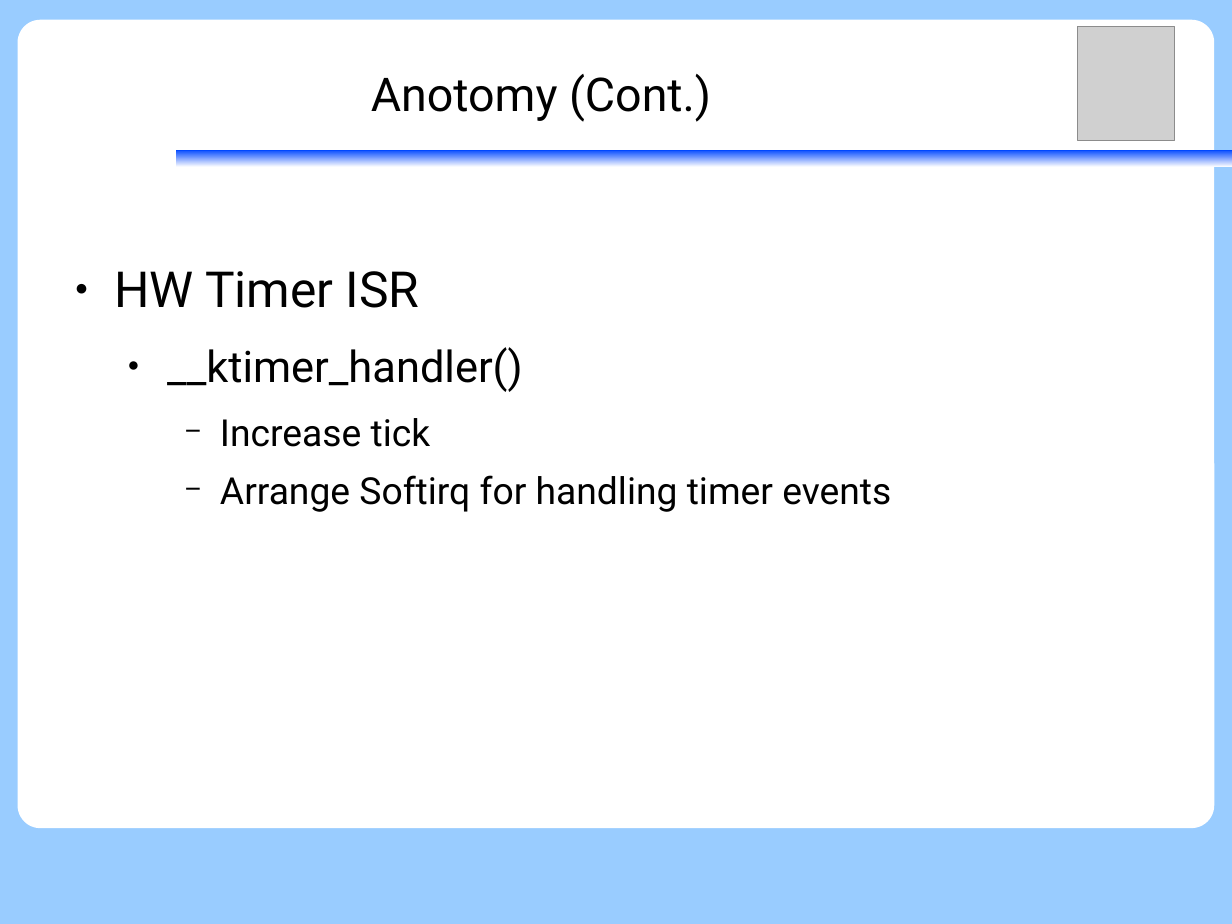
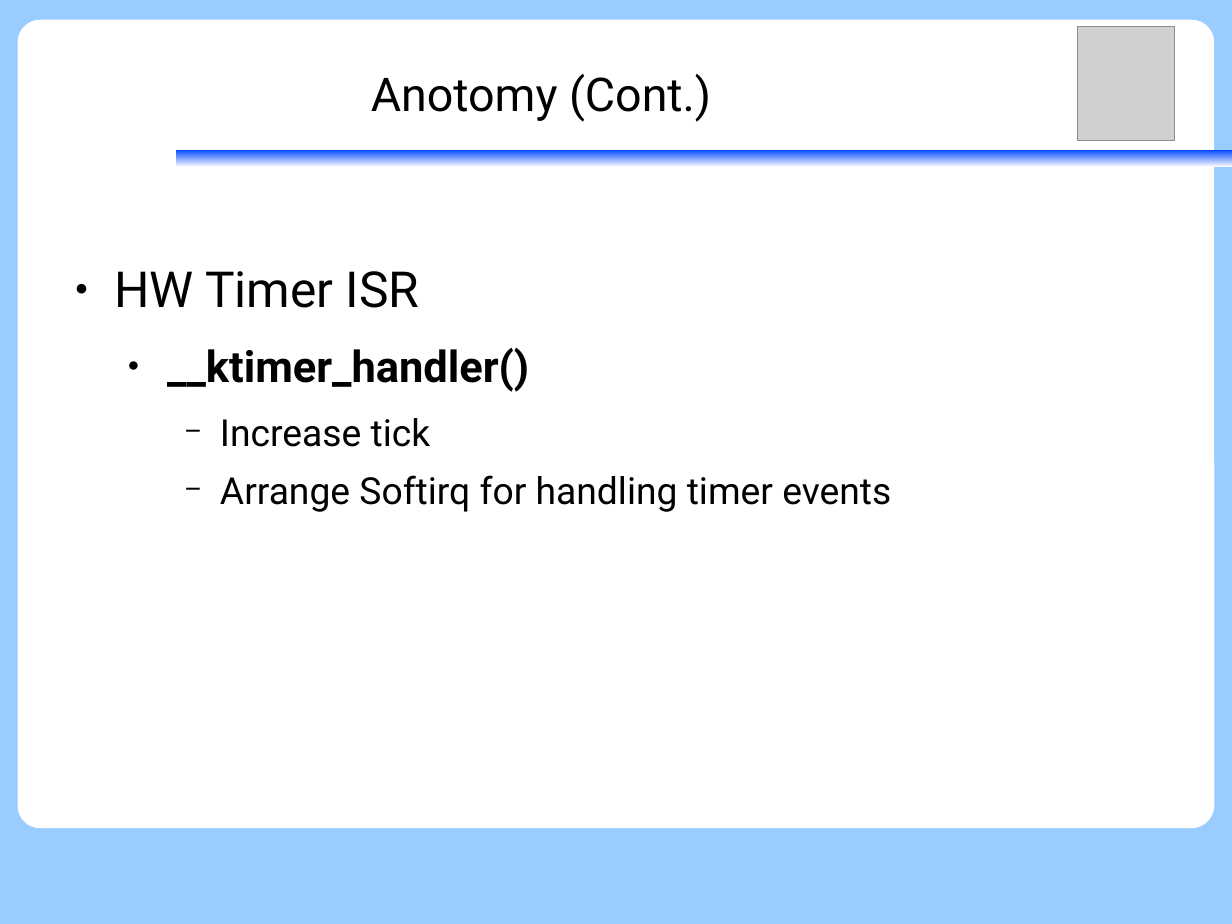
Before and after one commit to vh21/documents, a slide deck: slide 22 of ukernel/2014-01-09-f9kernel-ktimer.odp (slide 18 before the commit). Drawn at 1232x924 pixels with LibreOffice and Linux fonts; fonts in the diff are those of the drawing; grey boxes stand for pictures. Boxes give left, top, right and bottom in pixels: in the first picture for what was removed or moved away, otherwise in the second. Text is boxed around its words. In the diff, an @@ line names an element or a change of style, - is before the commit and + after.

Commit message:
ukernel: update F9 Microkernel ktimer
1. Add copyright
2. Add more diagram to HW Timer functionality
3. Refine words

```diff
--- a/ukernel/2014-01-09-f9kernel-ktimer.odp
+++ b/ukernel/2014-01-09-f9kernel-ktimer.odp
@@ text at [167,348,529,392]: bold on in "__ktimer_handler()" @@
```
Also in this commit, not shown: 10 other slides changed, 4 slides added.
